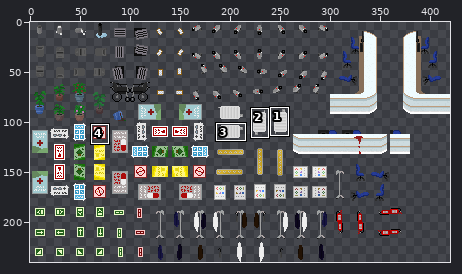
Sprite sheet -- ProyectosSDL/HolaSDL/levels/TileSheet-Misc.png. Above: a wide view before the commit, with the close-up outlined.
Close-up. Old version:
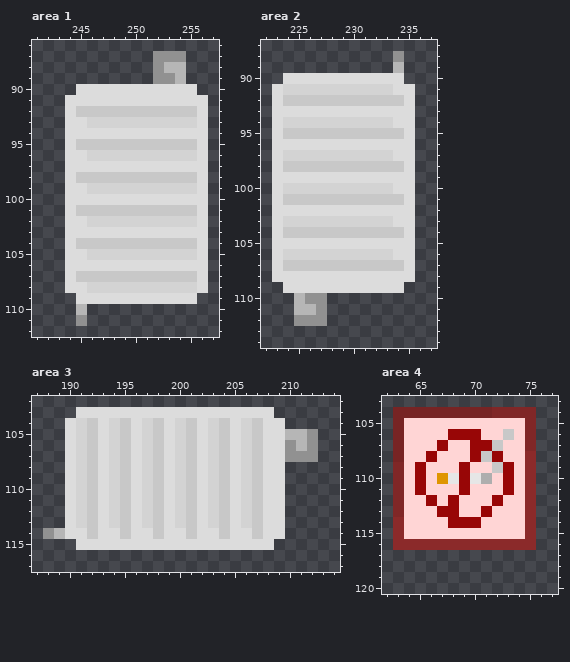
The file is 420x240 pixels. Pixels under 10% opacity are left out. Colours within 5 levels of each other are drawn and written as one. Shown: area 1: x 241..257, y 86..112; area 2: x 222..237, y 87..114; area 3: x 187..214, y 102..117; area 4: x 62..77, y 103..120. The commit also changed other parts of the picture, which this record leaves out.
And afterwards:
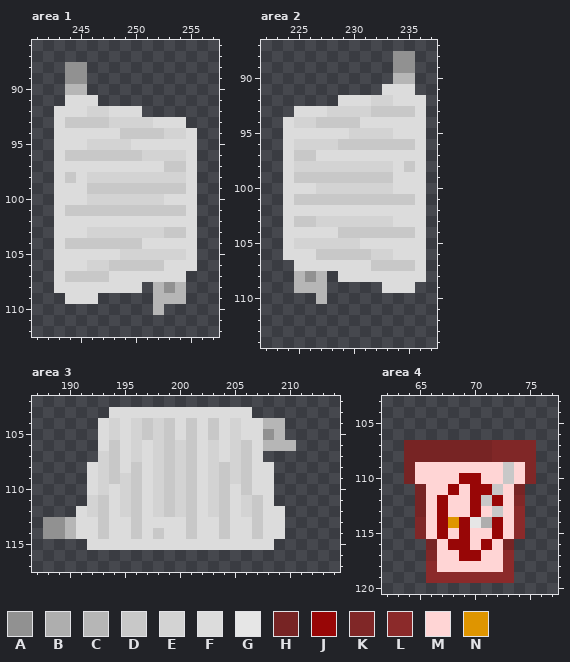
Palette (. is transparent): A #919191  B #aeaeae  C #b6b6b6  D #c8c8c8  E #d3d3d3  F #dcdcdc  G #e6e6e6  H #772424  J #980606  K #802727  L #8b2a2a  M #ffd5d5  N #df9500
Diff:
Area 1:
y 87: x 252..254 AAA -> ...
y 88: x 244..245 .. -> AA; x 252..254 ACC -> ...
y 89: x 244..245 .. -> AA; x 252..254 AAC -> ...
y 90: x 244..255 .FFFFFFFFFFF -> CC..........
y 91: x 247..256 FFFFFFFFFF -> ..........
y 92: x 243 . -> F; x 245..256 DDDDDDDDDDDF -> FEEFFF......
y 93: x 243..247 .FFEE -> FDDDD; x 252..256 EEEEF -> FFF..
y 94: x 243 . -> F; x 249..254 FFFFFF -> DDDDEE; x 256 F -> .
y 95: x 243 . -> F; x 245..256 DDDDDDDDDDDF -> FEEEEFFFFFF.
y 96: x 243..250 .FFEEEEE -> FDDDDDDD; x 255..256 EF -> F.
y 97: x 243 . -> F; x 253..254 FF -> DD; x 256 F -> .
y 98: x 243..256 .FDDDDDDDDDDDF -> FDFEEEEEEEEEF.
y 99: x 243 . -> F; x 246..256 EEEEEEEEEEF -> DDDDDDDDDF.
y 100: x 243 . -> F; x 246..252 FFFFFFF -> EEEEEEE; x 256 F -> .
y 101: x 243..244 .F -> FD; x 255..256 DF -> F.
y 102: x 243 . -> F; x 246..256 EEEEEEEEEEF -> FFFFFFFFFF.
y 103: x 243 . -> F; x 246..254 FFFFFFFFF -> EEEEEEEDD; x 256 F -> .
y 104: x 243..244 .F -> FD; x 251..256 DDDDDF -> FFFFF.
y 105: x 243 . -> F; x 246..248 EEE -> FFF; x 255..256 EF -> F.
y 106: x 243 . -> F; x 246..252 FFFFFFF -> EEDDDDD; x 256 F -> .
y 107: x 243..244 .F -> FD; x 248..256 DDDDDDDDF -> FFFFFFF..
y 108: x 243 . -> F; x 246..256 EEEEEEEEEEF -> FFFFF.CAC..
y 109: x 244 . -> F; x 247..255 FFFFFFFFF -> .....CCC.
y 110: x 245 C -> .; x 252 . -> C
y 111: x 245 A -> .
Area 2:
y 88: x 235 . -> A
y 89: x 234..235 C. -> AA
y 90: x 224..235 FFFFFFFFFFF. -> ..........CC
y 91: x 223..233 FEEEEEEEEEE -> ..........F
y 92: x 223..234 FDDDDDDDDDDD -> ......FFFEEF; x 236 . -> F
y 93: x 223..224 FF -> ..; x 228..236 FFFFFFFF. -> EEEEDDDDF
y 94: x 223..224 FE -> .F; x 227..233 EEEEEEE -> DDDDFFF; x 236 . -> F
y 95: x 223..234 FDDDDDDDDDDD -> .FFFFFFEEEEF; x 236 . -> F
y 96: x 223 F -> .; x 225..236 FFFFFFFFFFF. -> EEEEDDDDDDDF
y 97: x 223..233 FEEEEEEEEEE -> .FDDFFFFFFF; x 236 . -> F
y 98: x 223..236 FDDDDDDDDDDDF. -> .FEEEEEEEEEFDF
y 99: x 223 F -> .; x 225..233 FFFFFFFFF -> DDDDDDDDD; x 236 . -> F
y 100: x 223..226 FEEE -> .FFF; x 236 . -> F
y 101: x 223..224 FD -> .F; x 235..236 F. -> DF
y 102: x 223 F -> .; x 236 . -> F
y 103: x 223..226 FEEE -> .FDD; x 236 . -> F
y 104: x 223..228 FDDDDD -> .FFFFF; x 235..236 F. -> DF
y 105: x 223 F -> .; x 225..230 FFFFFF -> EEEEEE; x 236 . -> F
y 106: x 223..231 FEEEEEEEE -> .FFFDDDDD; x 236 . -> F
y 107: x 223..231 FDDDDDDDD -> ..FFFFFFF; x 235..236 F. -> DF
y 108: x 223..228 FFFFFF -> ..CAC.; x 236 . -> F
y 109: x 224..232 FFFFFFFFF -> .CCC.....; x 235 . -> F
y 110: x 225..227 CAA -> ..C
y 111: x 225..227 CCA -> ...
y 112: x 225..227 AAA -> ...
Area 3:
y 103: x 191..193 FFF -> ...; x 207..208 FF -> ..
y 104: x 190..192 FED -> ...; x 195..200 DFEDFE -> FEDEDF; x 203..209 EDFEDFF -> DFEFFCC
y 105: x 190..192 FED -> ...; x 195..200 DFEDFE -> FEDEDF; x 203..212 EDFEDFFCCA -> DFEFFAC...
y 106: x 190..192 FED -> ...; x 194..199 EDFEDF -> DFEFED; x 204..212 DFEDFFACA -> FEDFCCC..
y 107: x 190..199 FEDFEDFEDF -> ...EDFEFED; x 204..212 DFEDFFAAA -> FEDF.....
y 108: x 190..199 FEDFEDFEDF -> ..FEDFDFED; x 205..207 FED -> EDF; x 209 F -> .
y 109: x 190..199 FEDFEDFEDF -> ..FEDEDFED; x 205..207 FED -> EDF; x 209 F -> .
y 110: x 190..199 FEDFEDFEDF -> ..FEFEDFED; x 206..207 ED -> DF; x 209 F -> .
y 111: x 190..199 FEDFEDFEDF -> ..EDFEDFED; x 209 F -> .
y 112: x 190..199 FEDFEDFEDF -> .FEDFEDFED
y 113: x 188..198 ..FEDFEDFED -> AACFFDFFDFF; x 200 E -> F; x 203 E -> F; x 206 E -> F
y 114: x 189..190 CF -> AC; x 192..193 DF -> FD; x 195..196 DF -> FD
y 115: x 191 F -> .
Area 4:
y 104: x 63..75 HHHHHHHHHKKKK -> .............
y 105: x 63..75 HMMMMMMMMMMMK -> .............
y 106: x 63..75 HMMMMJJJMMDMK -> .............
y 107: x 63..74 HMMMJMMJJDMM -> .HHHHHHHHKKK
y 108: x 63..75 HMMJMMMJDJMML -> .HHHHHHHHKKKK
y 109: x 63..65 KMJ -> .HM; x 69 J -> M; x 72..73 DJ -> MD; x 75 L -> K
y 110: x 63..65 KMJ -> .HM; x 67..68 NG -> MM; x 70..71 GB -> JM; x 73 J -> D; x 75 L -> K
y 111: x 63..65 KMJ -> ..H; x 68..75 MJMMMJML -> JMJJDMH.
y 112: x 63..68 KMMJMJ -> ..HMJM; x 70..71 MM -> JD; x 74..75 ML -> K.
y 113: x 63..65 KMM -> ..H; x 68 J -> M; x 70..72 MJM -> JMD; x 74..75 ML -> L.
y 114: x 63..65 LMM -> ..K; x 67..68 MJ -> JN; x 70..72 JMM -> GBJ; x 74..75 ML -> L.
y 115: x 63..65 LMM -> ..K; x 67 M -> J; x 69 M -> J; x 72 M -> J; x 74..75 ML -> L.
y 116: x 63..75 LLLLLLLLLLLLL -> ...HMJJMJMH..
y 117: x 66..73 ........ -> KMMJJMML
y 118: x 66..73 ........ -> LMMMMMML
y 119: x 66..73 ........ -> LLLLLLLL
Where, in picture pixels (left, top, right, bottom), the same in both close-ups:
changed: (54, 51, 208, 326)
changed: (272, 51, 426, 326)
changed: (43, 407, 318, 550)
changed: (393, 407, 536, 583)
